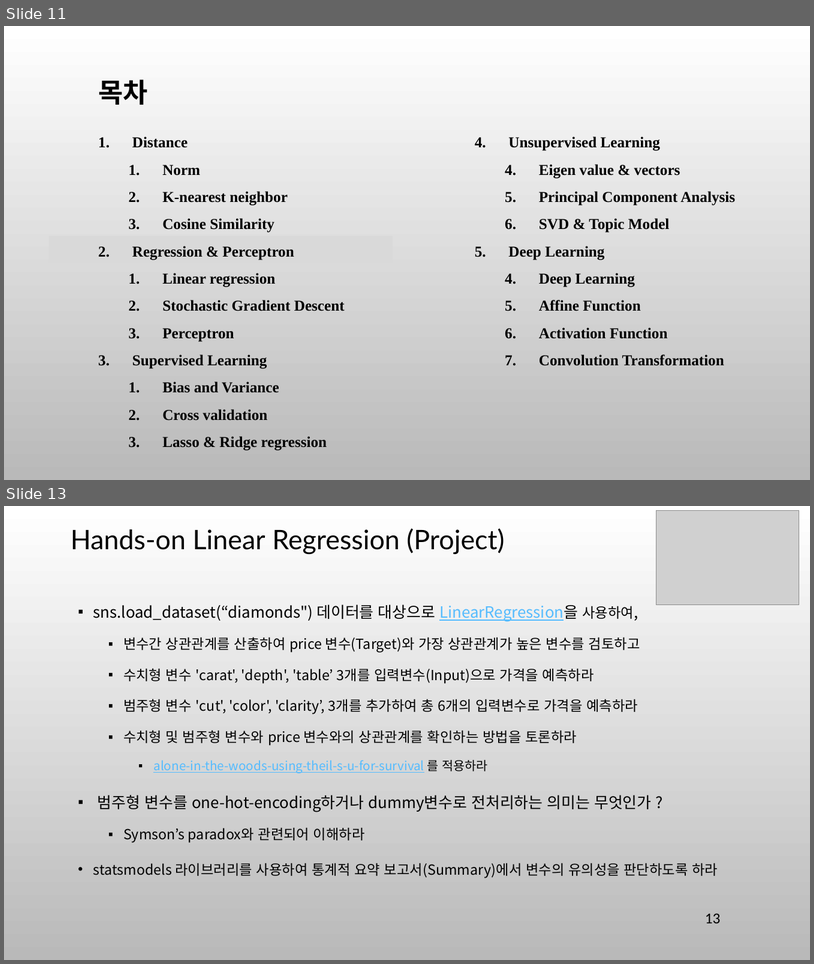
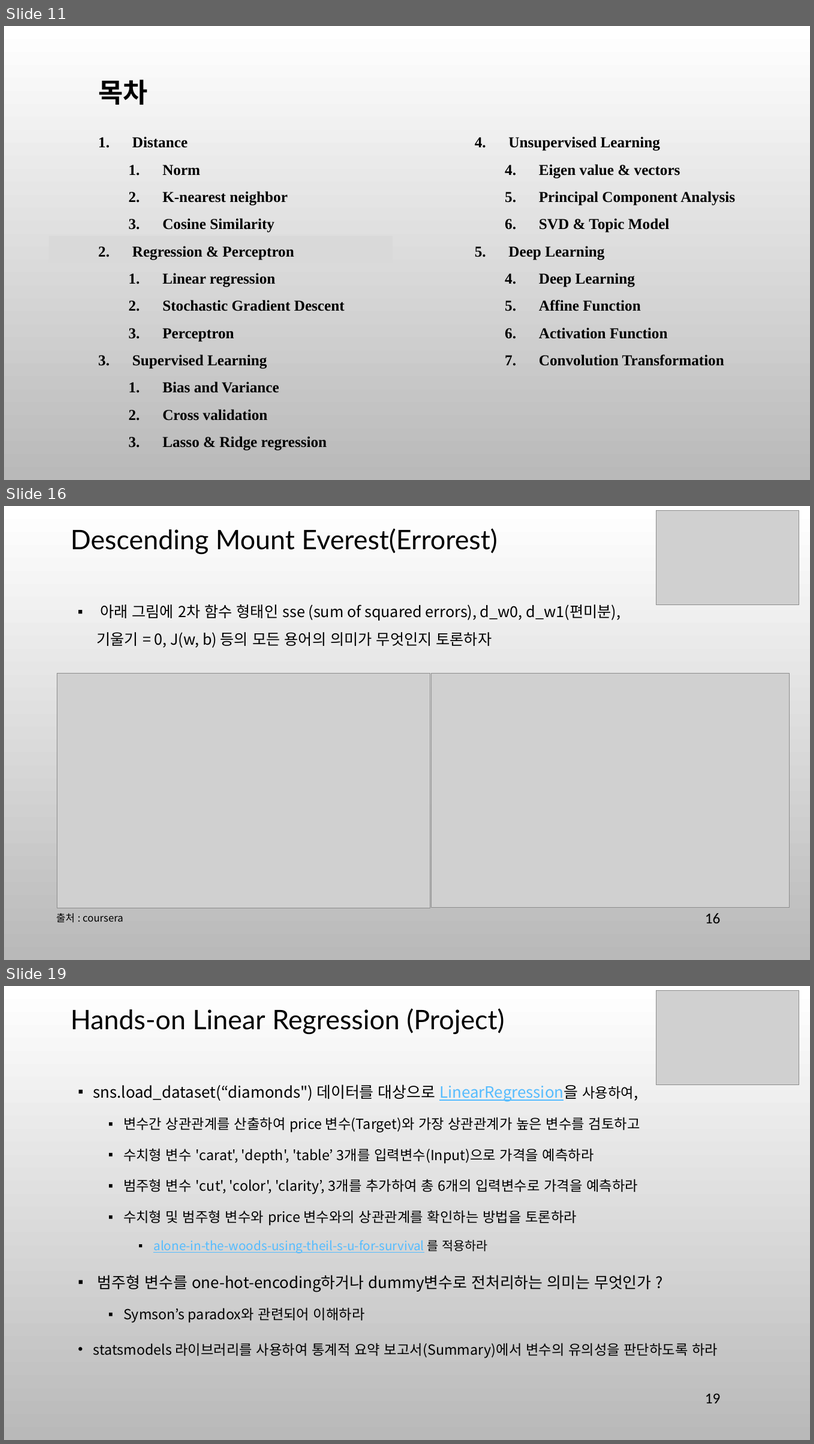
Before and after one commit to ancestor9/mathematics-for-machine-learning, a slide deck: 7_Applications of mathematics.pptx. Shown one above the other, each under a label of ours: slides 11 and 13 before the commit, slides 11, 16 and 19 after it; the slides between them are not shown. The pictures are 814x964 and 814x1444 pixels, drawn with LibreOffice and Linux fonts; fonts in the diff are those of the drawing; grey boxes stand for pictures; background and template pictures are left out. Boxes give left, top, right and bottom in pixels: in the first picture for what was removed or moved away, otherwise in the second. Text is boxed around its words. In the diff, an @@ line names an element or a change of style, - is before the commit and + after.

```diff
--- a/7_Applications of mathematics.pptx
+++ b/7_Applications of mathematics.pptx
@@ slide 16 added at <box>4,506,810,960</box>, background picture (left out) @@
@@ picture added at <box>657,510,799,604</box> @@
@@ text added at <box>71,528,497,555</box>, 32 pt, text #000000 @@
+Descending Mount Everest(Errorest)
@@ text added at <box>96,604,621,648</box>, 18 pt, text #000000 @@
+▪ 아래 그림에 2차 함수 형태인 sse (sum of squared errors), d_w0, d_w1(편미분), 기울기 = 0, J(w, b) 등의 모든 용어의 의미가 무엇인지 토론하자
@@ picture added at <box>57,673,431,907</box> @@
@@ picture added at <box>432,673,790,906</box> @@
@@ text added at <box>56,913,123,922</box>, 12 pt, text #000000 @@
+출처 : coursera
@@ page number added at <box>705,913,721,923</box>, 18 pt, text #000000 @@
+16
@@ what was slide 13 is now slide 19 @@
@@ page number at <box>705,1393,721,1403</box>: text changed @@
-13
+19
```
Also in this commit, not shown: 8 slides changed, 10 other slides added, 2 slides removed.
